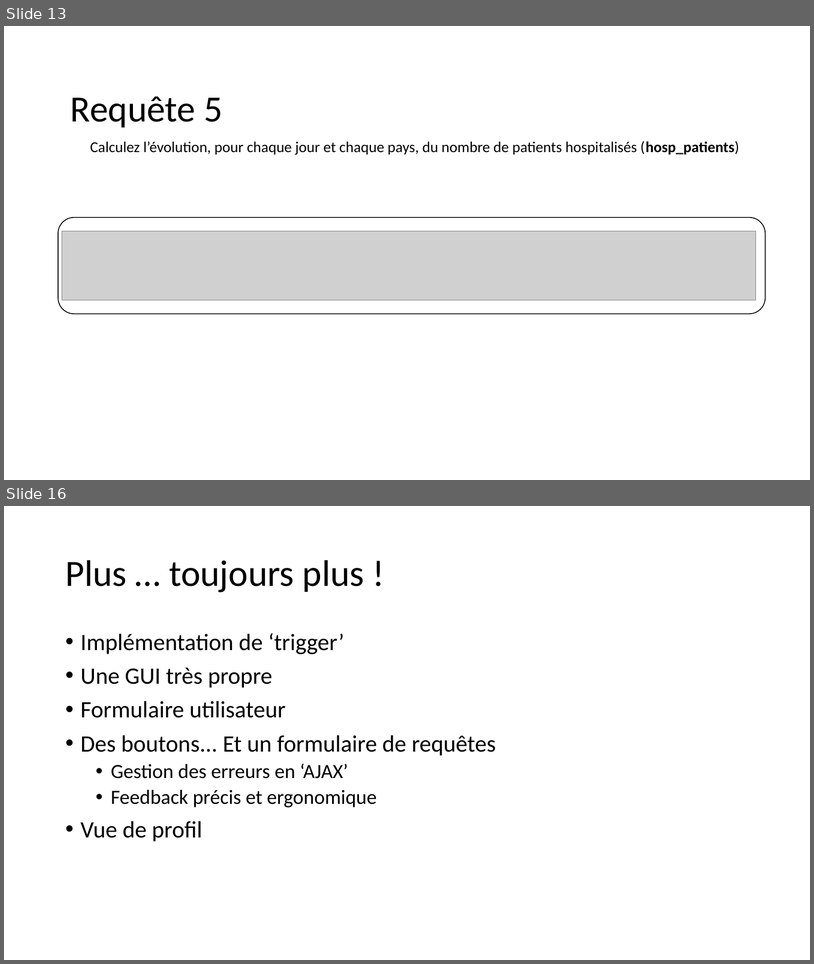
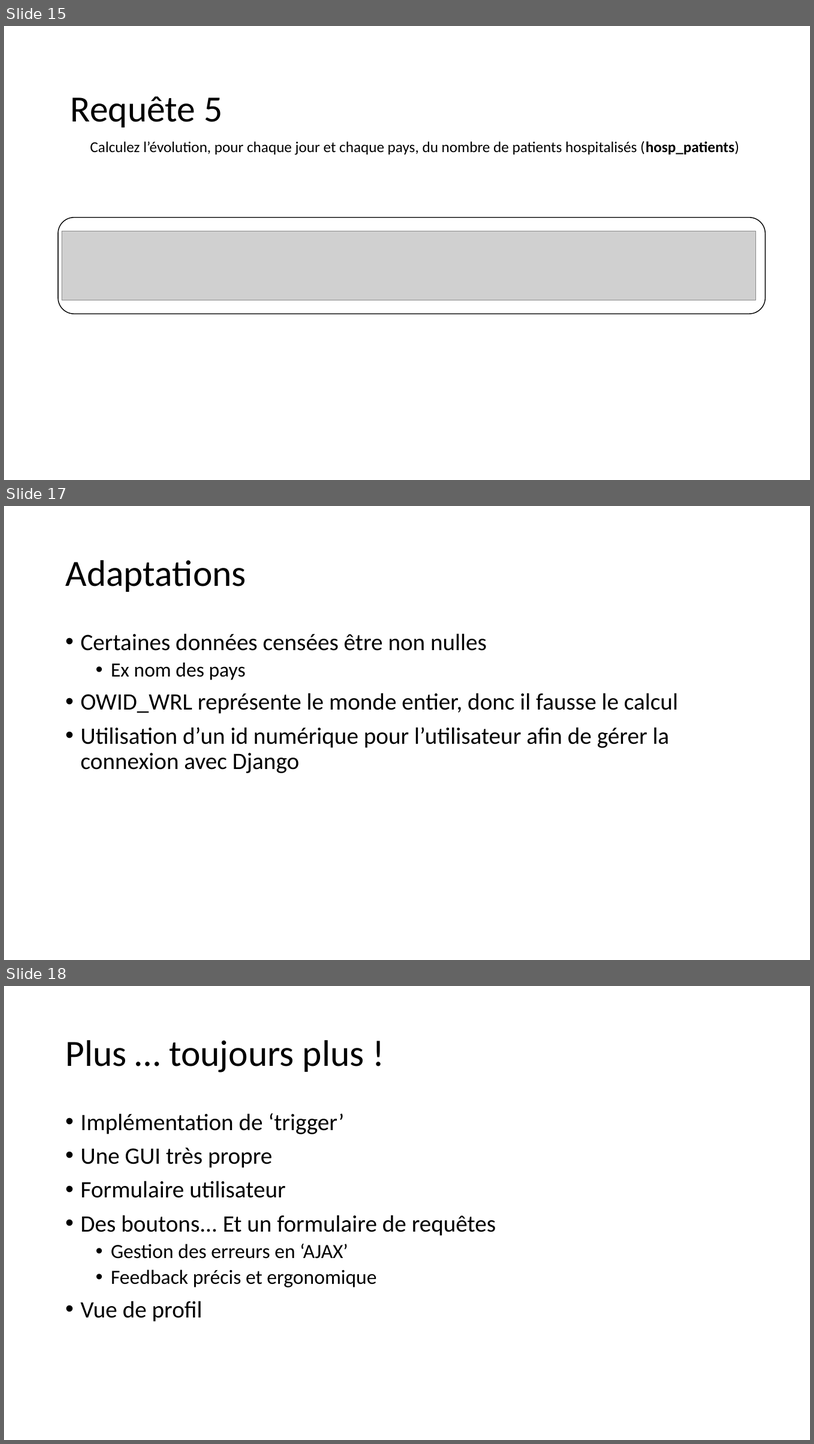
Before and after one commit to LoicULB/BDD_vaccination, a slide deck: Presentation.pptx. Shown one above the other, each under a label of ours: slides 13 and 16 before the commit, slides 15, 17 and 18 after it; the slides between them are not shown. The pictures are 814x964 and 814x1444 pixels, drawn with LibreOffice and Linux fonts; fonts in the diff are those of the drawing; grey boxes stand for pictures. Boxes give left, top, right and bottom in pixels: in the first picture for what was removed or moved away, otherwise in the second. Text is boxed around its words. In the diff, an @@ line names an element or a change of style, - is before the commit and + after.

```diff
--- a/Presentation.pptx
+++ b/Presentation.pptx
@@ slide 17 added at [4, 506, 810, 960], background #FFFFFF @@
@@ title added at [65, 560, 246, 592], 44 pt, text #000000 @@
+Adaptations
@@ text added at [81, 633, 678, 773], 28 pt, text #000000 @@
+• Certaines données censées être non nulles
+  • Ex nom des pays
+• OWID_WRL représente le monde entier, donc il fausse le calcul
+• Utilisation d’un id numérique pour l’utilisateur afin de gérer la connexion avec Django
@@ what was slide 13 is now slide 15 @@
@@ what was slide 16 is now slide 18 @@
```
Also in this commit, not shown: 3 slides changed, 2 other slides added, 1 slide removed, 1 other file.
